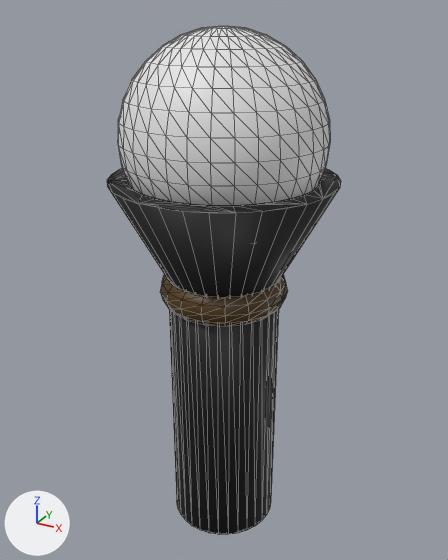
A saved change to the glTF model Blender Models/torch/torch.gltf.
Both versions are drawn from a camera (50 mm lens) standing at (0.204, -0.37, 0.283) and looking at (-0.004, 0.008, 0.094). Every picture has the same lights, and +X, +Y and +Z are marked at lower left. Mesh edges are drawn as thin lines. Where no turn or scale is listed for an object, it has been applied to the vertices.

The older version as bpy lines, for what is in view:
```python
me_cylinder = bpy.data.meshes.new('Cylinder')
me_cylinder.from_pydata(...)  # 160 vertices, 316 faces; spans x -0.041..0.041, y -0.041..0.041, z -0.123..0.123
me_cylinder.materials.append(mat_material_001)  # black #000000
me_sphere_003 = bpy.data.meshes.new('Sphere.003')
me_sphere_003.from_pydata(...)  # a UV sphere (32 segments, 16 rings, poles along z) spanning x -0.071..0.071, y -0.071..0.071, z -0.071..0.071
me_torus = bpy.data.meshes.new('Torus')
me_torus.from_pydata(...)  # 234 vertices, 468 faces; spans x -0.0475..0.0475, y -0.0467..0.0467, z -0.0135..0.0135
me_torus.materials.append(mat_material_004)  # brown #4e3609
ob_cylinder = bpy.data.objects.new('Cylinder', me_cylinder)
ob_cylinder.location = (0.0, 0.0, 0.0)
ob_sphere = bpy.data.objects.new('Sphere', me_sphere_003)
ob_sphere.location = (0.0, 0.0, 0.2016)
ob_torus = bpy.data.objects.new('Torus', me_torus)
ob_torus.location = (0.0, 0.0, 0.0924)
# also in view: 'Cone' at (0.0, 0.0, 0.1)
```
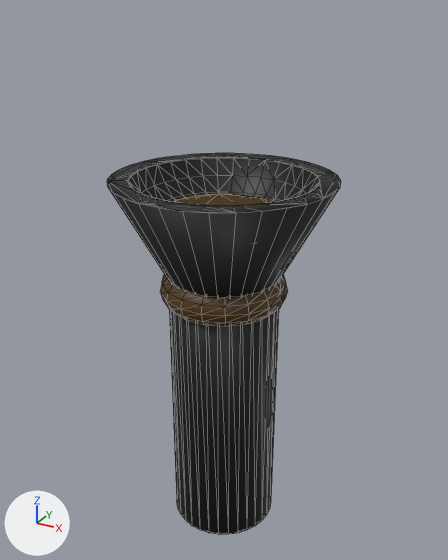
Commit message: torch functionality

Edits to the bpy script that builds the scene:
```text
Remove ob_sphere:
    ob_sphere = bpy.data.objects.new('Sphere', me_sphere_003)
    ob_sphere.location = (0.0, 0.0, 0.2016)
```

Changed parts and their boxes (x1, y1, x2, y2) in the pictures (448 x 560 px):
'Sphere', deleted
    before: (118, 26, 330, 206)
